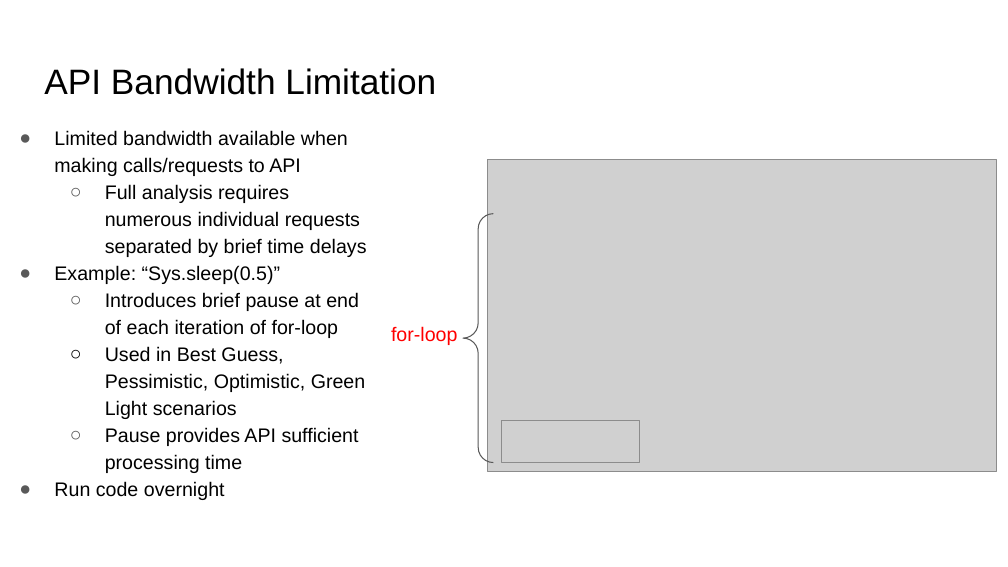
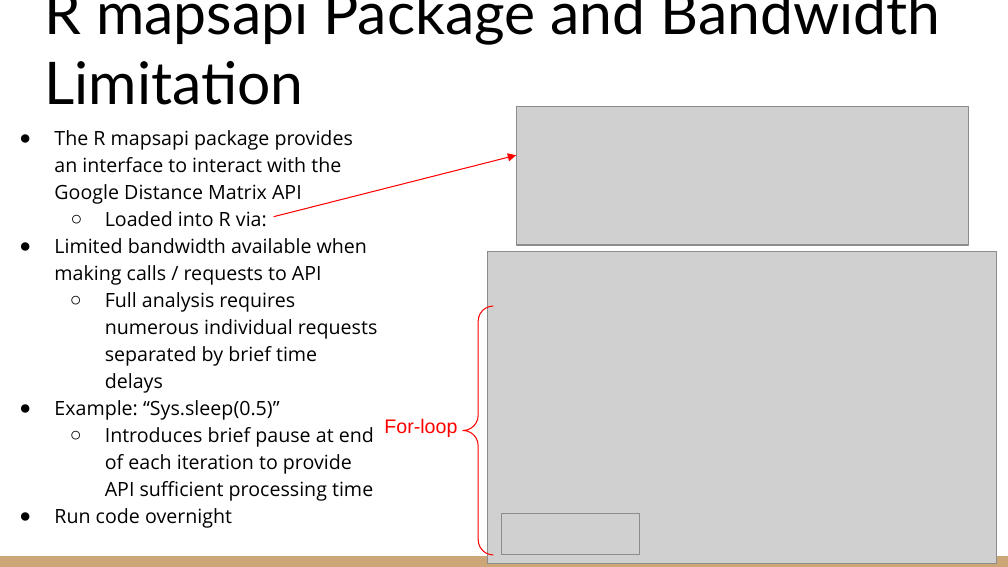
Before and after one commit to KenYe23/STA470S, a slide deck: slide 8 of EMS Stations Project/EMS_Station_Location.pptx. Drawn at 1008x567 pixels with LibreOffice and Linux fonts; fonts in the diff are those of the drawing; grey boxes stand for pictures. Boxes give left, top, right and bottom in pixels: in the first picture for what was removed or moved away, otherwise in the second. Text is boxed around its words. In the diff, an @@ line names an element or a change of style, - is before the commit and + after.

```diff
--- a/EMS Stations Project/EMS_Station_Location.pptx
+++ b/EMS Stations Project/EMS_Station_Location.pptx
@@ title "R mapsapi Package and Bandwidth ..." at box(44, 0, 941, 105): vertical alignment top to bottom @@
@@ title at box(44, 0, 941, 105): text changed; size 25.2 to 42 pt; font Arial to Lato @@
-API Bandwidth Limitation
+R mapsapi Package and Bandwidth Limitation
@@ picture added at box(516, 107, 969, 245) @@
@@ text at box(54, 130, 367, 285): text changed; font Arial to Open Sans @@
-● Limited bandwidth available when making calls/requests to API
+● The R mapsapi package provides an interface to interact with the Google Distance Matrix API
+  ○ Loaded into R via:
+● Limited bandwidth available when making calls / requests to API
@@ arrow added from (274, 217) to (516, 155), #FF0000 0.75 pt @@
@@ picture: place and size @@
-picture at box(488, 159, 997, 472)
+picture at box(488, 252, 997, 564)
@@ text at box(54, 292, 377, 528): font Arial to Open Sans in "Full analysis requires numerous individual requests separate ...", "Example: “Sys.sleep(0.5)”", "Run code overnight"; bullet colour #595959 to #000000 @@
@@ left brace: place and size @@
-left brace at box(463, 214, 493, 463)
+left brace at box(463, 306, 493, 555)
@@ left brace at box(463, 306, 493, 555): outline #595959 0.75 pt to #FF0000 0.75 pt @@
@@ text at box(384, 418, 457, 437): text changed @@
-for-loop
+For-loop
@@ text at box(105, 427, 374, 501): text changed; font Arial to Open Sans @@
-  ○ Introduces brief pause at end of each iteration of for-loop
-  ○ Used in Best Guess, Pessimistic, Optimistic, Green Light scenarios
-  ○ Pause provides API sufficient processing time
+  ○ Introduces brief pause at end of each iteration to provide API sufficient processing time
@@ picture: place and size @@
-picture at box(501, 421, 640, 463)
+picture at box(501, 513, 640, 554)
@@ rectangle added at box(0, 556, 1008, 567), fill #CCA677 @@
```
Also in this commit, not shown: 16 other slides changed, 2 slides added, 4 slides removed, 1 other file.
